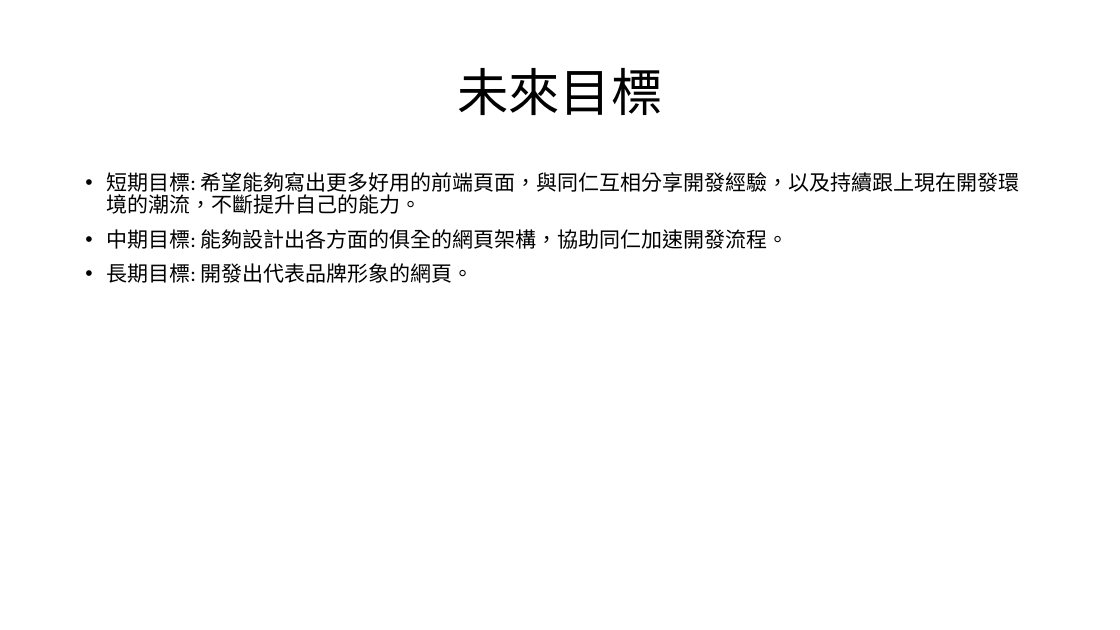
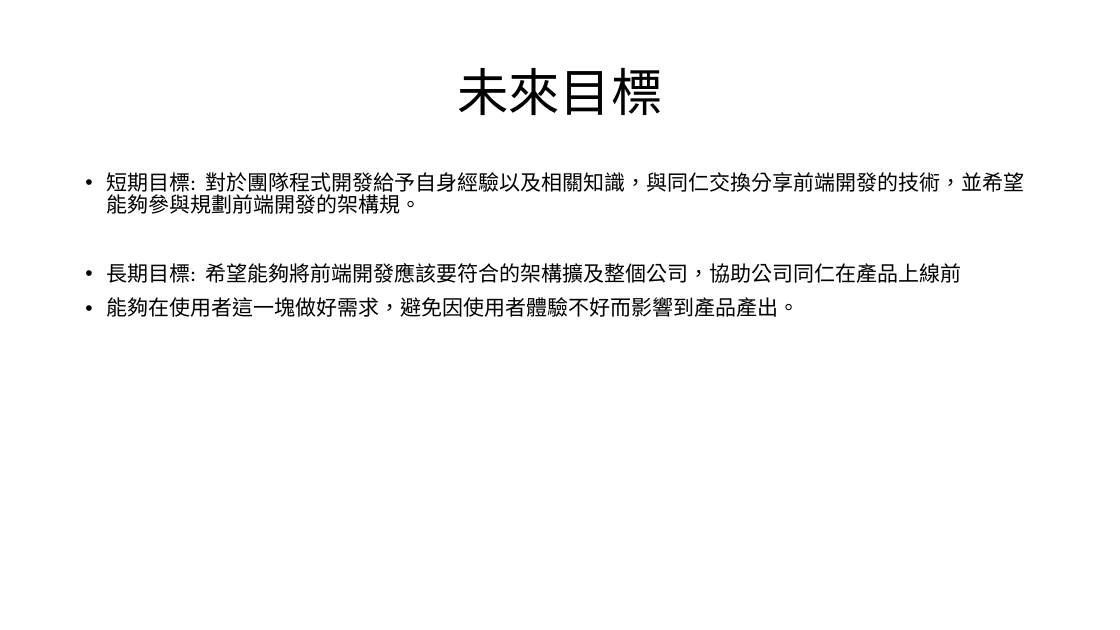
Before and after one commit to chenyeh-chien/Portfolio, a slide deck: slide 22 of public/assets/中文履歷/簡辰曄_履歷簡報.pptx. Drawn at 1120x630 pixels with LibreOffice and Linux fonts; fonts in the diff are those of the drawing; background and template pictures are left out. Boxes give left, top, right and bottom in pixels: in the first picture for what was removed or moved away, otherwise in the second. Text is boxed around its words. In the diff, an @@ line names an element or a change of style, - is before the commit and + after.

```diff
--- a/public/assets/中文履歷/簡辰曄_履歷簡報.pptx
+++ b/public/assets/中文履歷/簡辰曄_履歷簡報.pptx
@@ text at <box>106,172,1025,317</box>: text changed @@
-• 短期目標: 希望能夠寫出更多好用的前端頁面，與同仁互相分享開發經驗，以及持續跟上現在開發環境的潮流，不斷提升自己的能力。
-• 中期目標: 能夠設計出各方面的俱全的網頁架構，協助同仁加速開發流程。
-• 長期目標: 開發出代表品牌形象的網頁。
+• 短期目標: 對於團隊程式開發給予自身經驗以及相關知識，與同仁交換分享前端開發的技術，並希望能夠參與規劃前端開發的架構規。
+• 長期目標: 希望能夠將前端開發應該要符合的架構擴及整個公司，協助公司同仁在產品上線前
+• 能夠在使用者這一塊做好需求，避免因使用者體驗不好而影響到產品產出。
```
Also in this commit, not shown: 2 other files.
